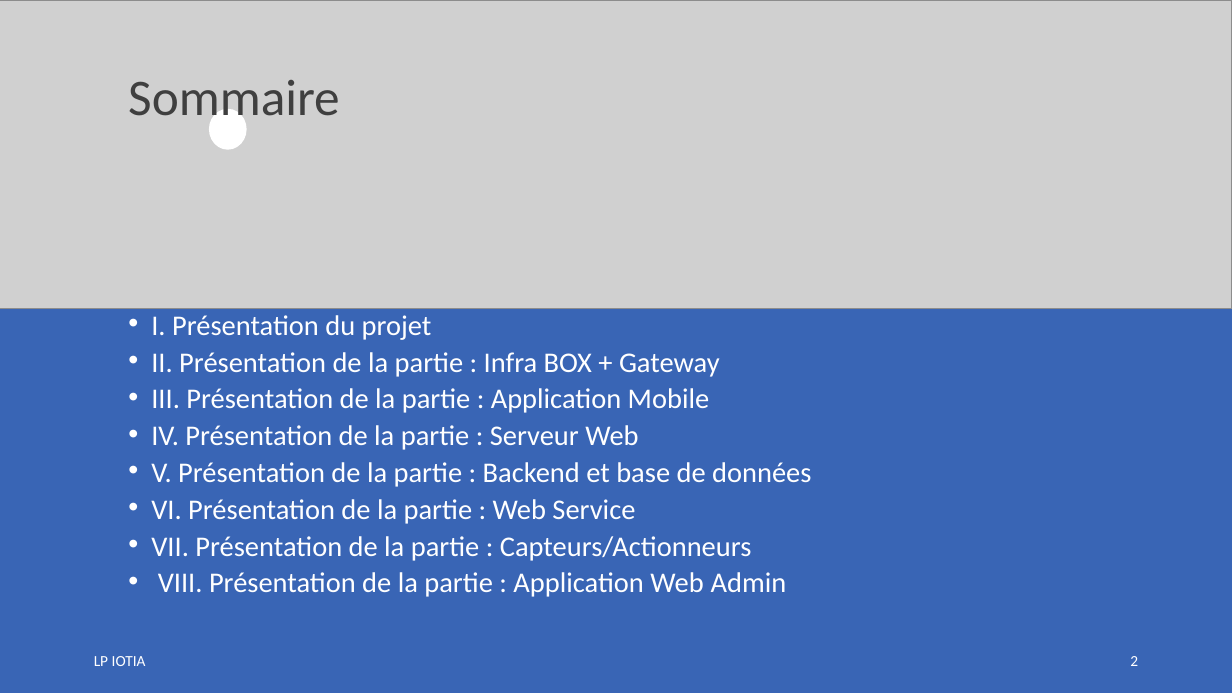
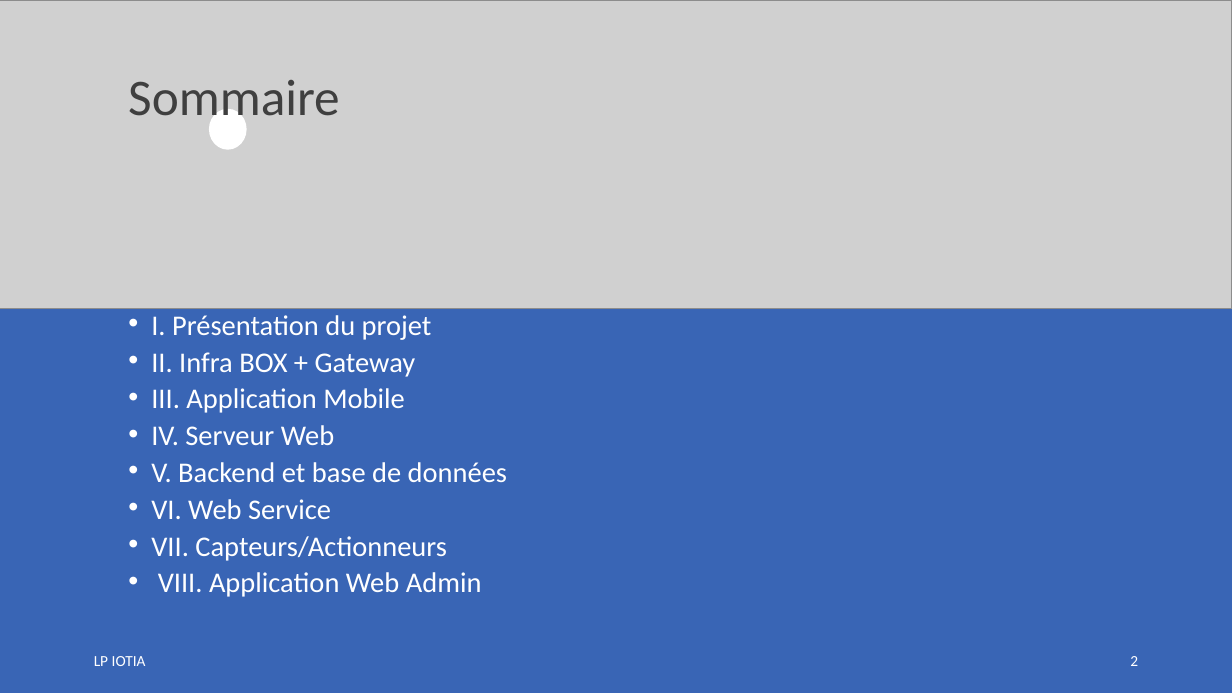
Before and after one commit to LENSAlex/ProjetIotia, a slide deck: slide 2 of Diapo_commun/PresentationCommune.pptx. Drawn at 1232x693 pixels with LibreOffice and Linux fonts; fonts in the diff are those of the drawing; grey boxes stand for pictures. Boxes give left, top, right and bottom in pixels: in the first picture for what was removed or moved away, otherwise in the second. Text is boxed around its words. In the diff, an @@ line names an element or a change of style, - is before the commit and + after.

Commit message:
Modification partie Serveur web et base de données

```diff
--- a/Diapo_commun/PresentationCommune.pptx
+++ b/Diapo_commun/PresentationCommune.pptx
@@ text at (x1=151, y1=352, x2=507, y2=597): text changed @@
-• II. Présentation de la partie : Infra BOX + Gateway
-• III. Présentation de la partie : Application Mobile
-• IV. Présentation de la partie : Serveur Web
-• V. Présentation de la partie : Backend et base de données
-• VI. Présentation de la partie : Web Service
-• VII. Présentation de la partie : Capteurs/Actionneurs
-• VIII. Présentation de la partie : Application Web Admin
+• II. Infra BOX + Gateway
+• III. Application Mobile
+• IV. Serveur Web
+• V. Backend et base de données
+• VI. Web Service
+• VII. Capteurs/Actionneurs
+• VIII. Application Web Admin
```
Also in this commit, not shown: 13 other slides changed.
